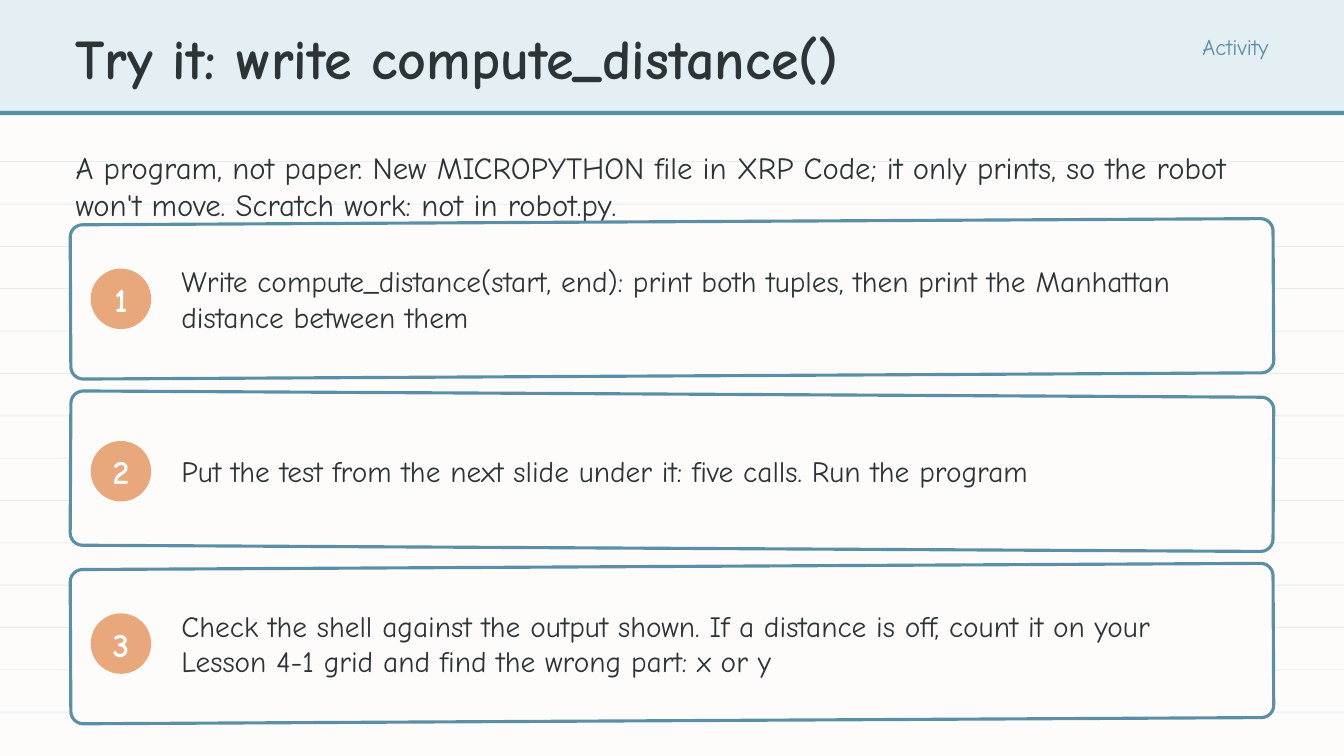
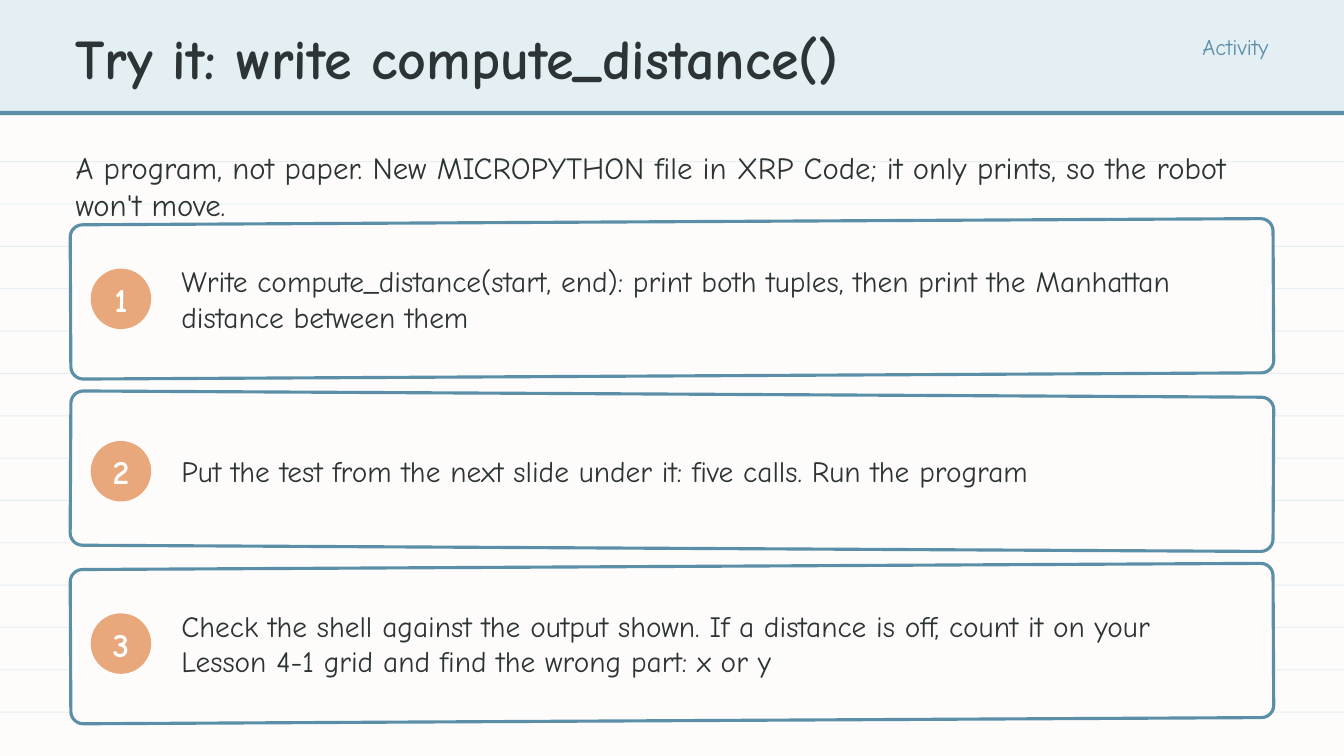
Before and after one commit to bradamiller/LearningPython, a slide deck: slide 21 of static/slides/module-04-manhattan/module-4-lesson-02-tuples.pptx. Drawn at 1344x756 pixels with LibreOffice and Linux fonts; fonts in the diff are those of the drawing. Boxes give left, top, right and bottom in pixels: in the first picture for what was removed or moved away, otherwise in the second. Text is boxed around its words. In the diff, an @@ line names an element or a change of style, - is before the commit and + after.

```diff
--- a/static/slides/module-04-manhattan/module-4-lesson-02-tuples.pptx
+++ b/static/slides/module-04-manhattan/module-4-lesson-02-tuples.pptx
@@ text at (76,158,1226,227): text changed @@
-A program, not paper. New MICROPYTHON file in XRP Code; it only prints, so the robot won't move. Scratch work: not in robot.py.
+A program, not paper. New MICROPYTHON file in XRP Code; it only prints, so the robot won't move.
```
Also in this commit, not shown: 1 other slide changed, 5 other files.
